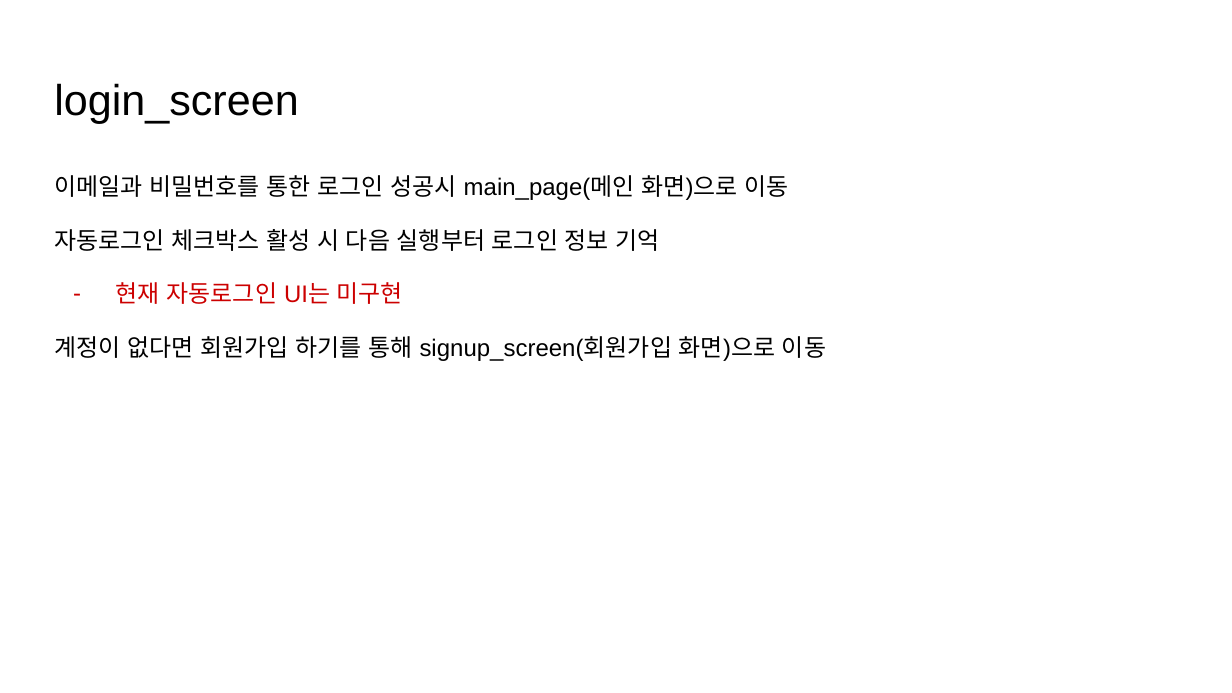
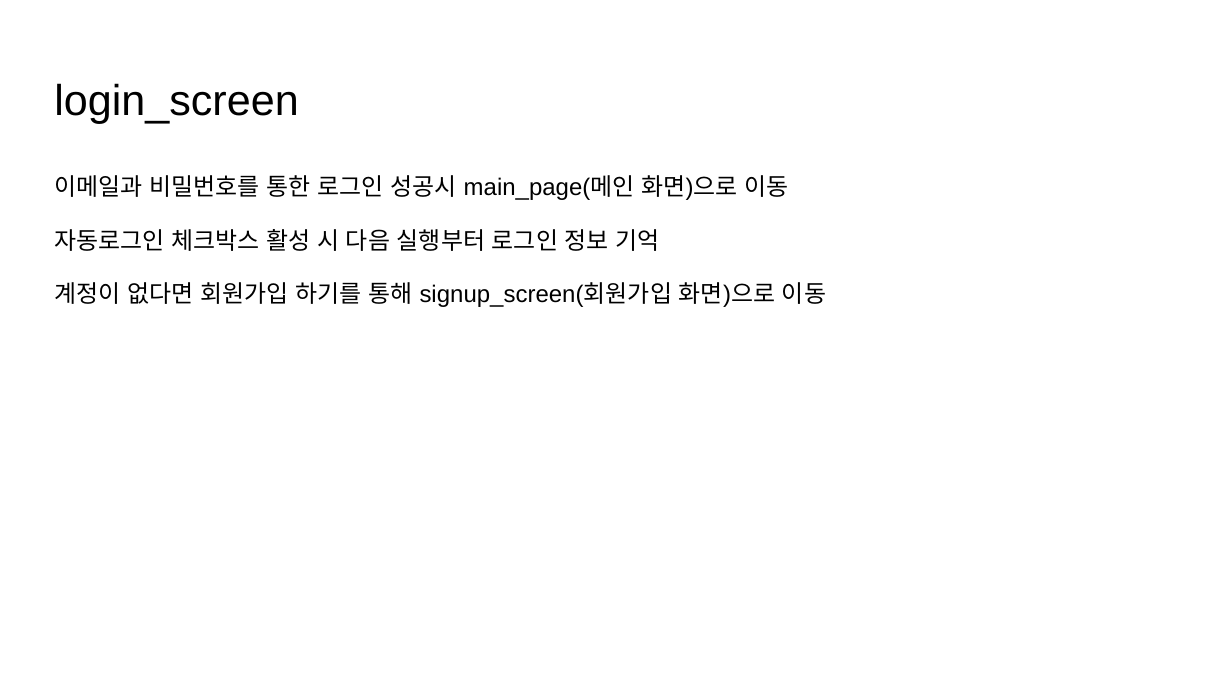
Before and after one commit to yurei55/TIL, a slide deck: slide 8 of K-Taste.pptx. Drawn at 1232x693 pixels with LibreOffice and Linux fonts; fonts in the diff are those of the drawing. Boxes give left, top, right and bottom in pixels: in the first picture for what was removed or moved away, otherwise in the second. Text is boxed around its words. In the diff, an @@ line names an element or a change of style, - is before the commit and + after.

```diff
--- a/K-Taste.pptx
+++ b/K-Taste.pptx
@@ text at (116, 282, 403, 304): paragraph removed @@
-– 현재 자동로그인 UI는 미구현
```
Also in this commit, not shown: 9 other slides changed.
